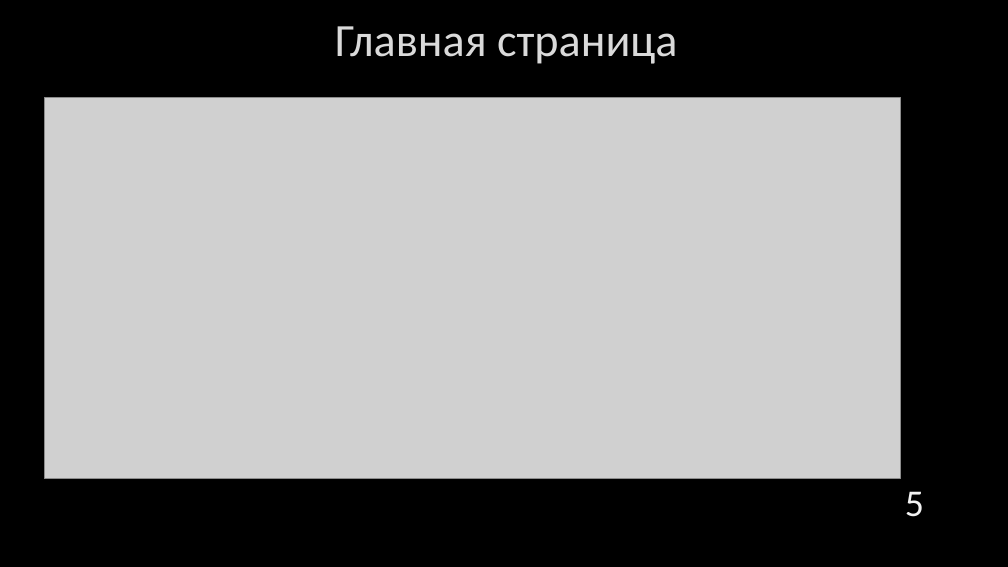
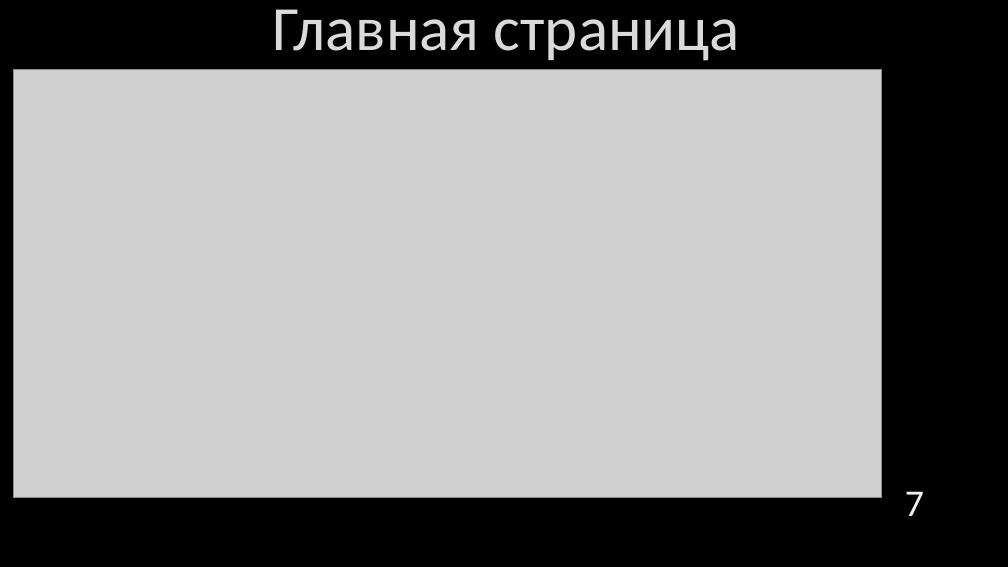
Before and after one commit to drklbri/CardTrader, a slide deck: slide 7 of Documents/Презентация.pptx (slide 5 before the commit). Drawn at 1008x567 pixels with LibreOffice and Linux fonts; fonts in the diff are those of the drawing; grey boxes stand for pictures; background and template pictures are left out. Boxes give left, top, right and bottom in pixels: in the first picture for what was removed or moved away, otherwise in the second. Text is boxed around its words. In the diff, an @@ line names an element or a change of style, - is before the commit and + after.

```diff
--- a/Documents/Презентация.pptx
+++ b/Documents/Презентация.pptx
@@ title "Главная страница": place and size @@
-title "Главная страница" at (335,26,677,64)
+title "Главная страница" at (273,9,740,61)
@@ title "Главная страница" at (273,9,740,61): size 44 to 60 pt @@
@@ picture: place and size @@
-picture at (45,97,901,479)
+picture at (14,70,882,498)
@@ page number at (905,491,924,516): text changed @@
-5
+7
```
Also in this commit, not shown: 5 other slides changed, 4 slides added, 1 slide removed, 3 other files.
